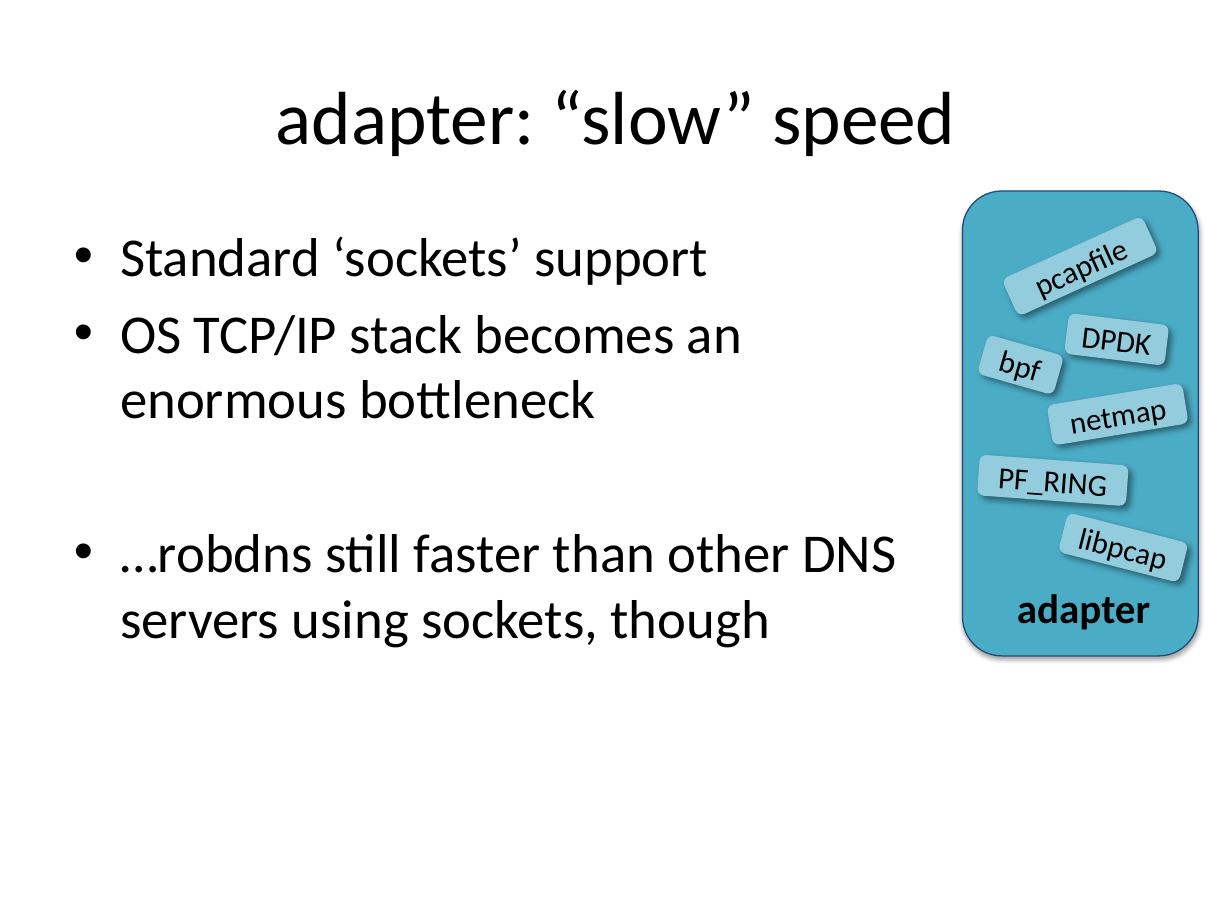
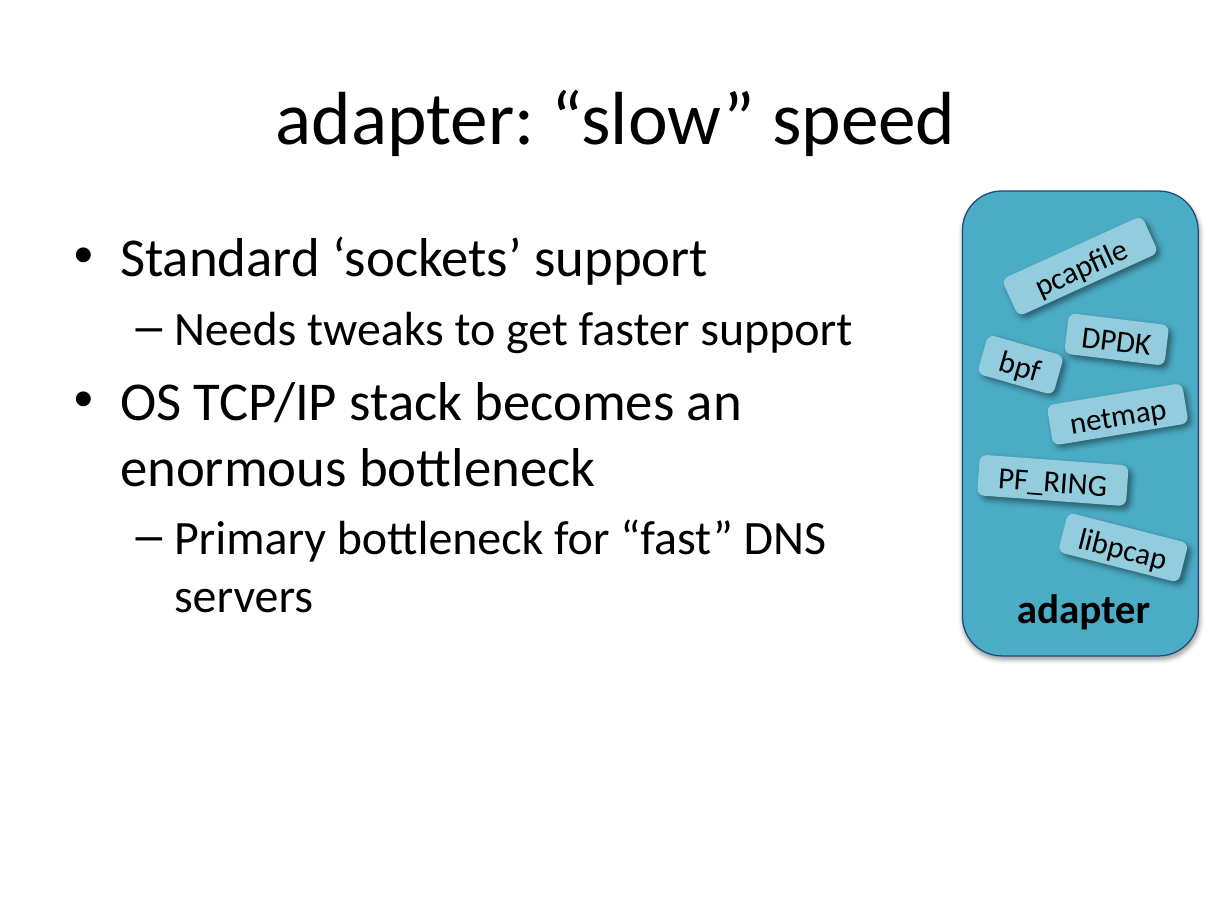
Before and after one commit to robertdavidgraham/robdns, a slide deck: slide 20 of doc/high-level-design.pptx (slide 21 before the commit). Drawn at 1232x924 pixels with LibreOffice and Linux fonts; fonts in the diff are those of the drawing. Boxes give left, top, right and bottom in pixels: in the first picture for what was removed or moved away, otherwise in the second. Text is boxed around its words. In the diff, an @@ line names an element or a change of style, - is before the commit and + after.

```diff
--- a/doc/high-level-design.pptx
+++ b/doc/high-level-design.pptx
@@ text at <box>174,311,852,354</box>: paragraph added @@
+  – Needs tweaks to get faster support
@@ text at <box>174,519,826,613</box>: text changed; size 32 to 28 pt @@
-• …robdns still faster than other DNS servers using sockets, though
+  – Primary bottleneck for “fast” DNS servers
```
Also in this commit, not shown: 5 other slides changed, 6 slides added, 1 slide removed, 45 other files.
